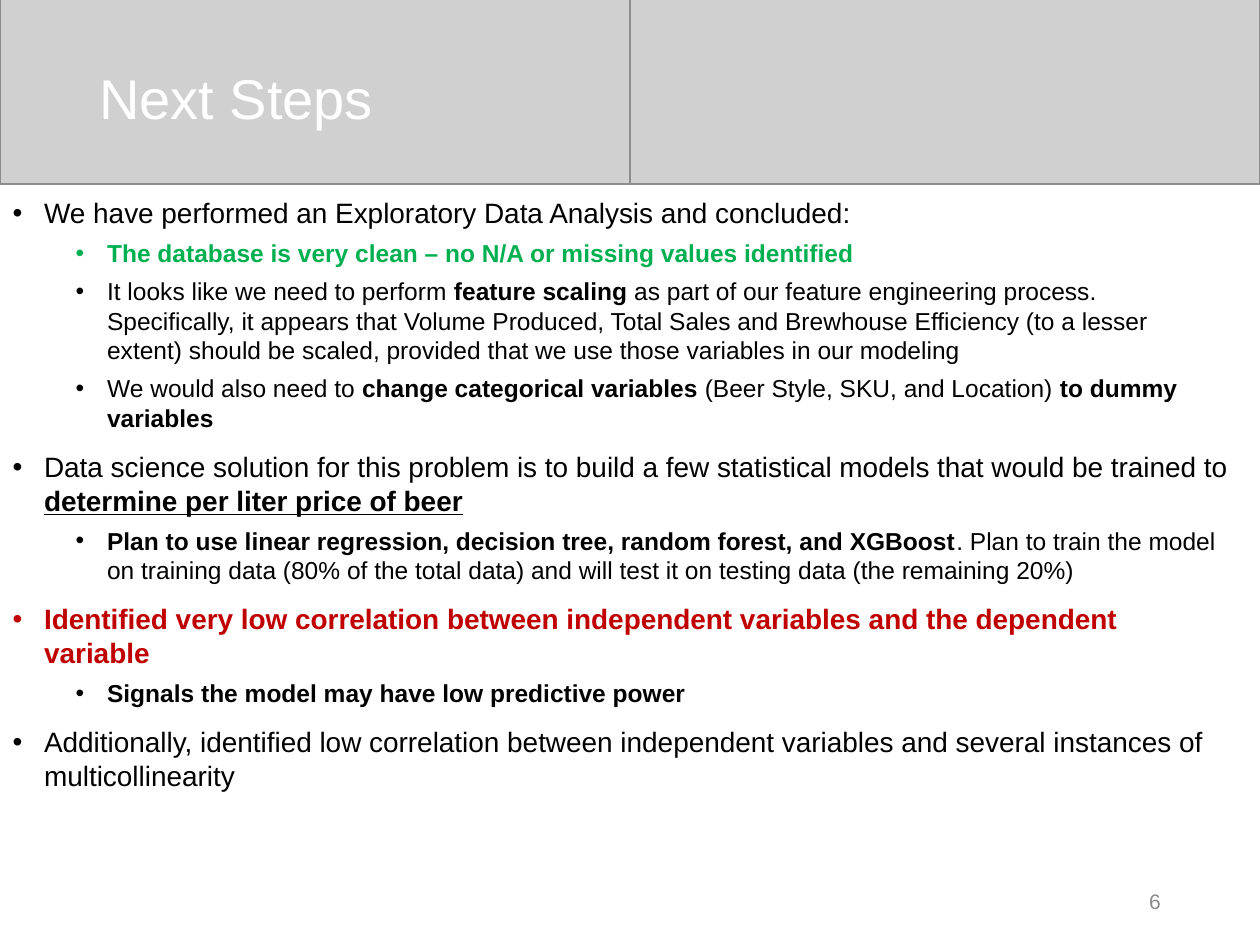
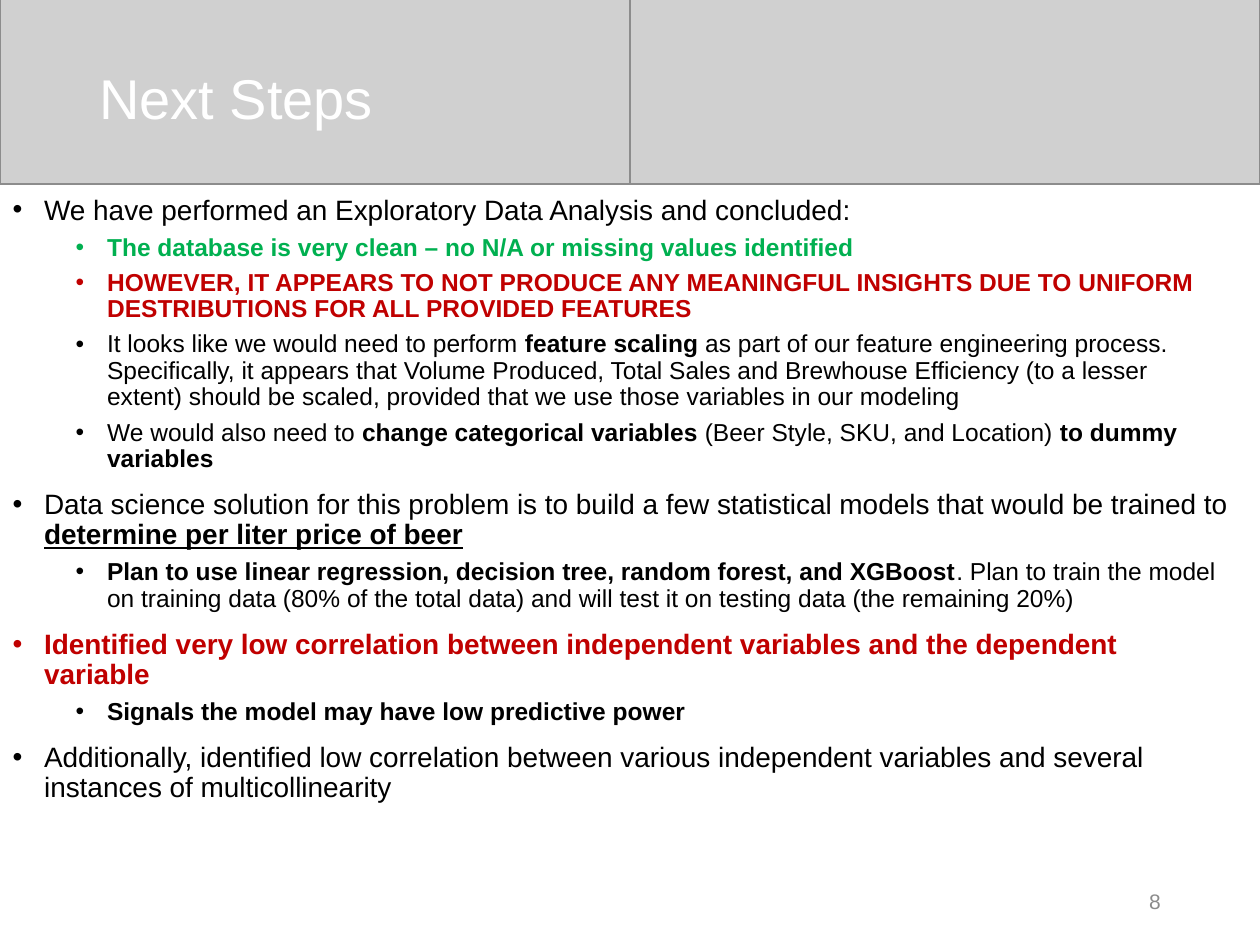
Before and after one commit to nsysoeva/breweries_analysis, a slide deck: slide 8 of Craft_Breweries_Analysis.pptx (slide 6 before the commit). Drawn at 1260x945 pixels with LibreOffice and Linux fonts; fonts in the diff are those of the drawing; grey boxes stand for pictures. Boxes give left, top, right and bottom in pixels: in the first picture for what was removed or moved away, otherwise in the second. Text is boxed around its words. In the diff, an @@ line names an element or a change of style, - is before the commit and + after.

```diff
--- a/Craft_Breweries_Analysis.pptx
+++ b/Craft_Breweries_Analysis.pptx
@@ text at <box>44,199,1227,725</box>: line spacing 1 to 0.9 @@
@@ text at <box>107,274,1193,410</box>: text changed @@
-  • It looks like we need to perform feature scaling as part of our feature engineering process. Specifically, it appears that Volume Produced, Total Sales and Brewhouse Efficiency (to a lesser extent) should be scaled, provided that we use those variables in our modeling
+  • HOWEVER, IT APPEARS TO NOT PRODUCE ANY MEANINGFUL INSIGHTS DUE TO UNIFORM DESTRIBUTIONS FOR ALL PROVIDED FEATURES
+  • It looks like we would need to perform feature scaling as part of our feature engineering process. Specifically, it appears that Volume Produced, Total Sales and Brewhouse Efficiency (to a lesser extent) should be scaled, provided that we use those variables in our modeling
@@ text at <box>44,746,1143,802</box>: text changed @@
-  • Additionally, identified low correlation between independent variables and several instances of multicollinearity
+  • Additionally, identified low correlation between various independent variables and several instances of multicollinearity
```
Also in this commit, not shown: 2 other slides changed, 2 slides added, 1 other file.
